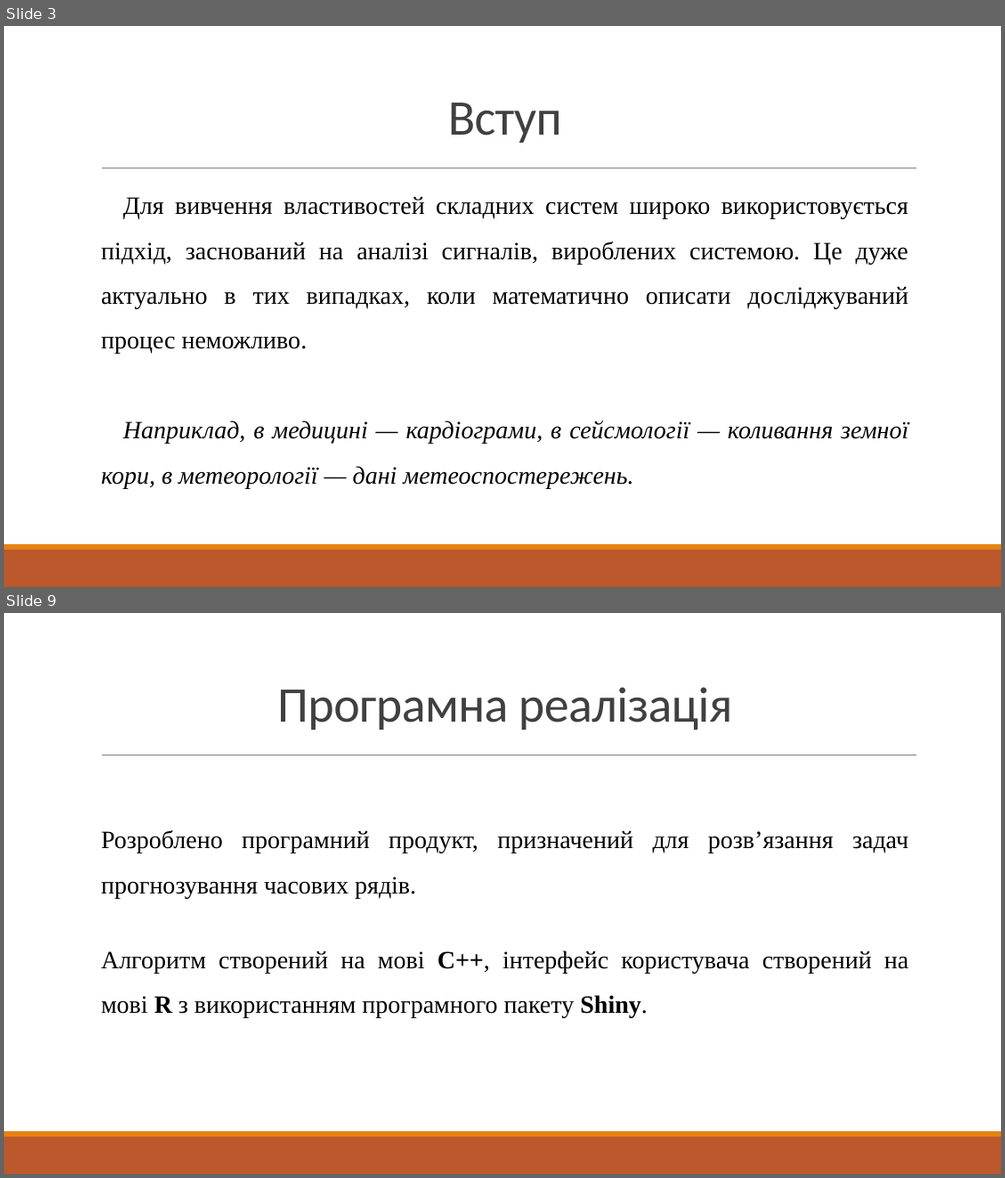
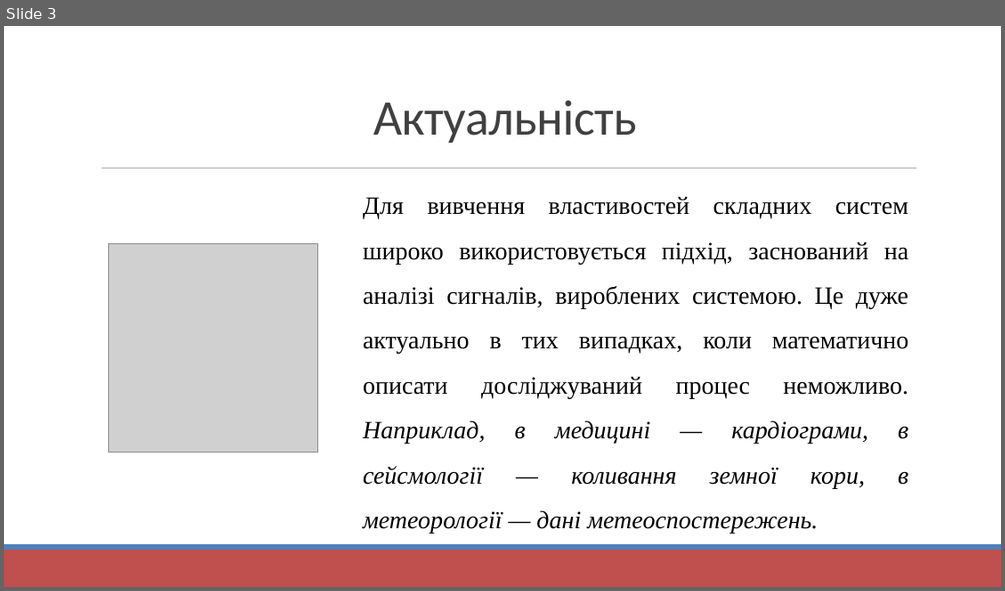
Before and after one commit to Sahlet/GammaNN, a slide deck: Documents/мой диплом/ПРЕЗЕНТАЦИЯ(предзащита).pptx. Shown one above the other, each under a label of ours: slides 3 and 9 before the commit, slide 3 after it; the slides between them are not shown. The pictures are 1005x1178 and 1005x591 pixels, drawn with LibreOffice and Linux fonts; fonts in the diff are those of the drawing; grey boxes stand for pictures. Boxes give left, top, right and bottom in pixels: in the first picture for what was removed or moved away, otherwise in the second. Text is boxed around its words. In the diff, an @@ line names an element or a change of style, - is before the commit and + after.

```diff
--- a/Documents/мой диплом/ПРЕЗЕНТАЦИЯ(предзащита).pptx
+++ b/Documents/мой диплом/ПРЕЗЕНТАЦИЯ(предзащита).pptx
@@ slide 9 removed at <box>4,613,1001,1174</box>, background #FFFFFF; not listed: 3 template elements that a slide beside it also shows @@
@@ title removed at <box>277,687,732,730</box> @@
-Програмна реалізація
@@ text removed at <box>101,830,908,1018</box> @@
-Розроблено програмний продукт, призначений для розв’язання задач прогнозування часових рядів.
-Алгоритм створений на мові С++, інтерфейс користувача створений на мові R з використанням програмного пакету Shiny.
@@ slide 3 changed as well @@
@@ text at <box>373,100,637,143</box>: text changed @@
-Вступ
+Актуальність
@@ line (102, 168) - (917, 168): stroke #808080 0.5 pt to #808080 0.51 pt @@
@@ text at <box>363,196,908,533</box>: text changed @@
-Для вивчення властивостей складних систем широко використовується підхід, заснований на аналізі сигналів, вироблених системою. Це дуже актуально в тих випадках, коли математично описати досліджуваний процес неможливо.
-Наприклад, в медицині — кардіограми, в сейсмології — коливання земної кори, в метеорології — дані метеоспостережень.
+Для вивчення властивостей складних систем широко використовується підхід, заснований на аналізі сигналів, вироблених системою. Це дуже актуально в тих випадках, коли математично описати досліджуваний процес неможливо. Наприклад, в медицині — кардіограми, в сейсмології — коливання земної кори, в метеорології — дані метеоспостережень.
@@ picture added at <box>109,244,318,452</box> @@
@@ rectangle at <box>4,549,1001,587</box>: fill #BD582C to #C0504D @@
@@ rectangle at <box>4,544,1001,549</box>: fill #E48312 to #4F81BD @@
```
Also in this commit, not shown: 7 other slides changed, 3 slides added, 6 other slides removed, 7 other files.
